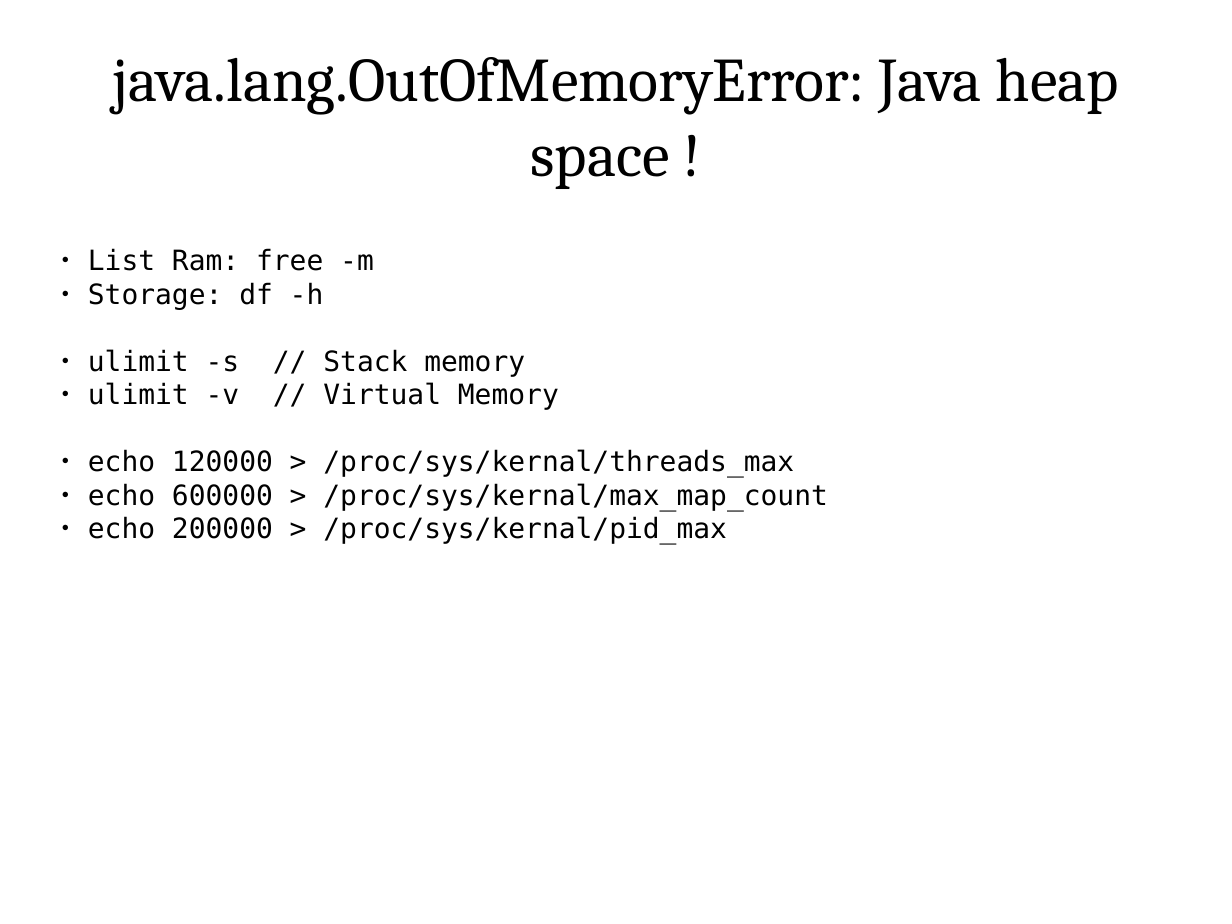
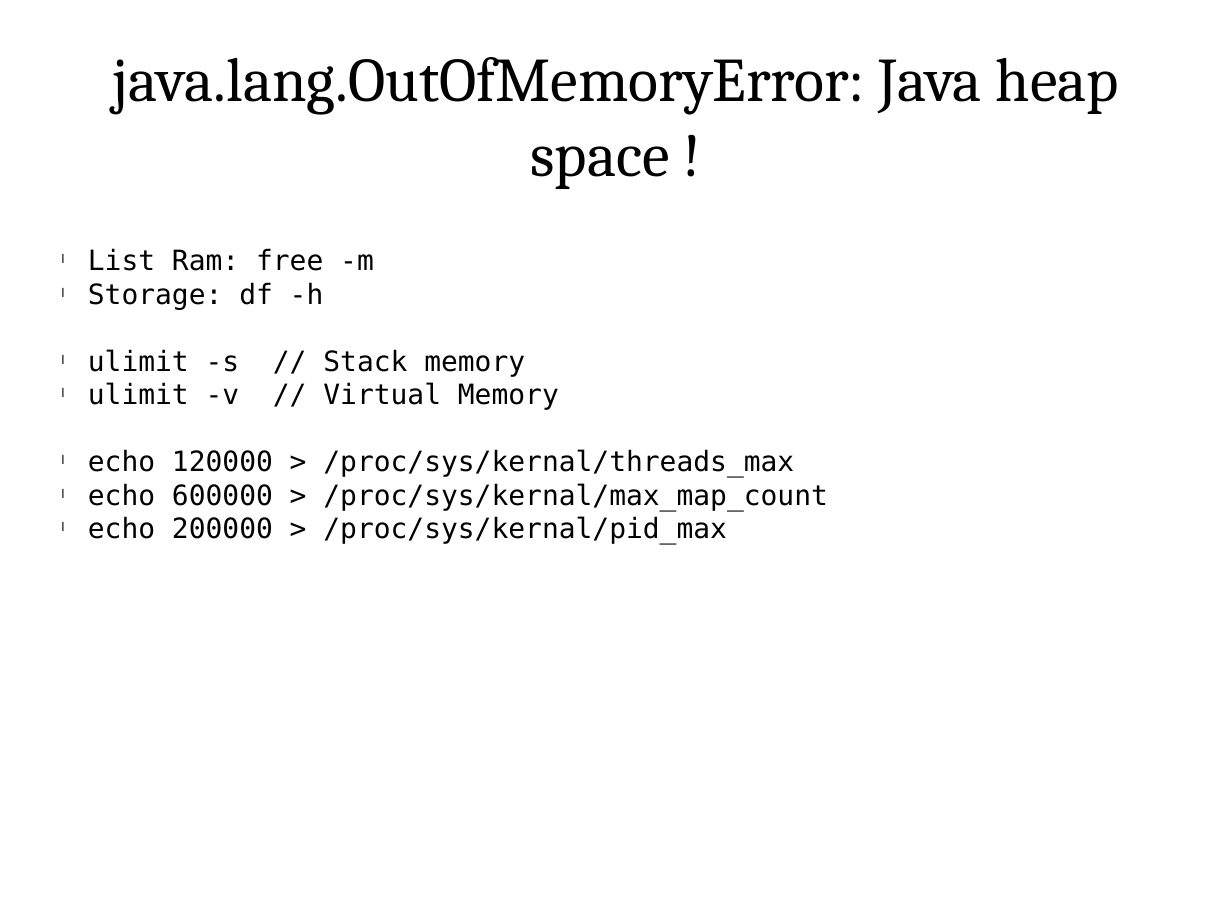
Before and after one commit to dskskv/pycon-india-2016, a slide deck: slide 6 of Pycon-2016-Open-space.pptx (slide 7 before the commit). Drawn at 1232x924 pixels with LibreOffice and Linux fonts; fonts in the diff are those of the drawing. Boxes give left, top, right and bottom in pixels: in the first picture for what was removed or moved away, otherwise in the second. Text is boxed around its words. In the diff, an @@ line names an element or a change of style, - is before the commit and + after.

```diff
--- a/Pycon-2016-Open-space.pptx
+++ b/Pycon-2016-Open-space.pptx
@@ text "List Ram: free -m" at [88,248,828,544]: bullet ● to l @@
```
Also in this commit, not shown: 12 other slides changed, 1 slide removed, 1 other file.
